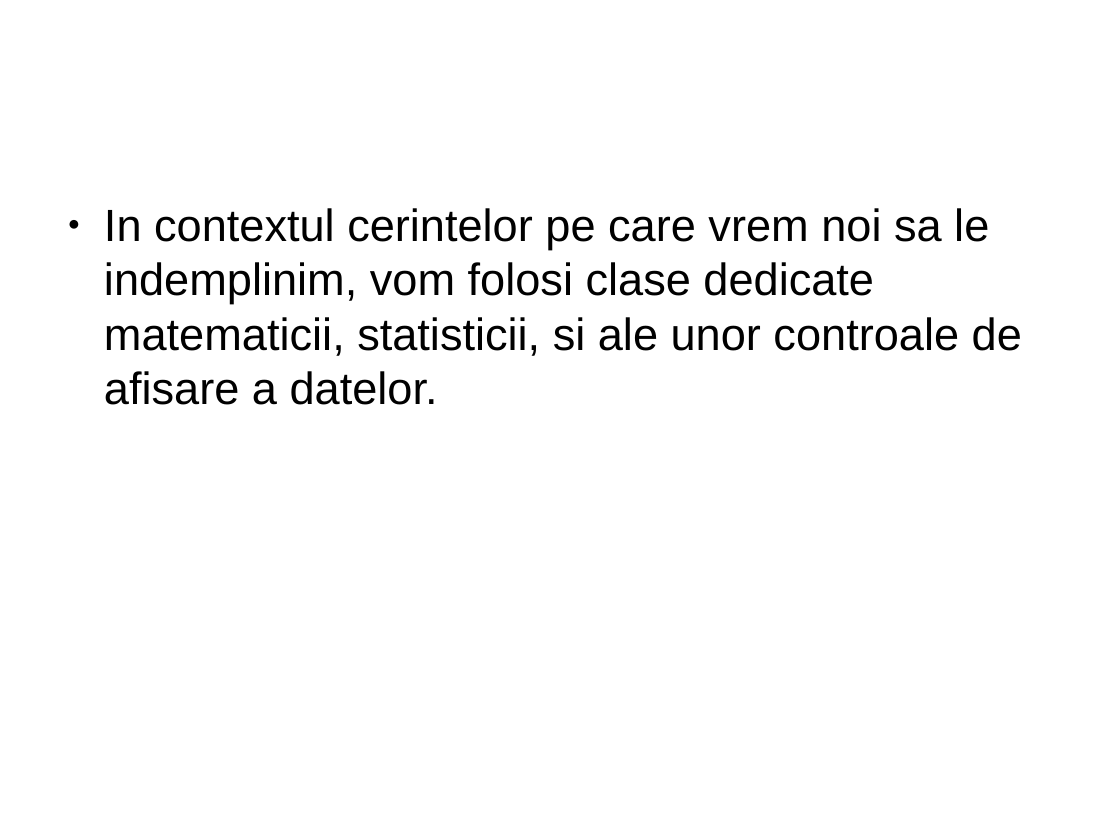
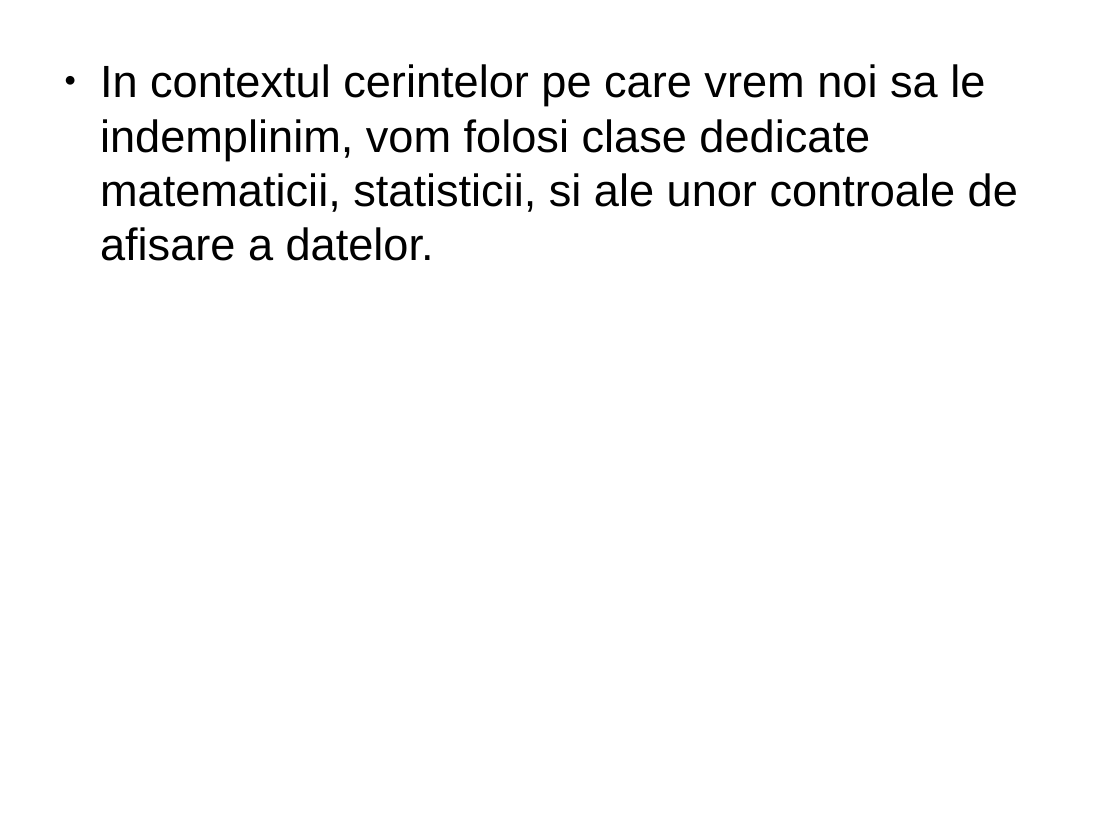
Before and after one commit to radumotrescu/SiemensDiscoverIT, a slide deck: slide 6 of PCA Presentation.odp. Drawn at 1120x840 pixels with LibreOffice and Linux fonts; fonts in the diff are those of the drawing. Boxes give left, top, right and bottom in pixels: in the first picture for what was removed or moved away, otherwise in the second. Text is boxed around its words. In the diff, an @@ line names an element or a change of style, - is before the commit and + after.

```diff
--- a/PCA Presentation.odp
+++ b/PCA Presentation.odp
@@ text "In contextul cerintelor pe care ...": place and size @@
-text "In contextul cerintelor pe care ..." at box(104, 208, 1022, 405)
+text "In contextul cerintelor pe care ..." at box(100, 64, 1018, 261)
```
Also in this commit, not shown: 7 other slides changed.
